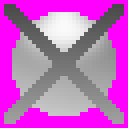
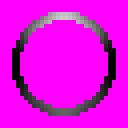
Revision of a layered 128x128 image; what changed, layer by layer:
added layer "Pasted Layer copy" (42%) above "Pasted Layer" over box(12, 56, 116, 116)
added layer "Pasted Layer" (84%) above "Layer #4" over box(12, 12, 116, 72)
added layer "Layer #4" above "Layer #3" over box(12, 12, 116, 116)
hid "Layer #3" over box(4, 4, 124, 124)
hid "Layer #2" over box(4, 4, 124, 124)
hid "Layer #1" over box(12, 12, 116, 84)
hid "Layer copy" over box(12, 12, 116, 116)
hid "Layer" over box(12, 12, 116, 116)
